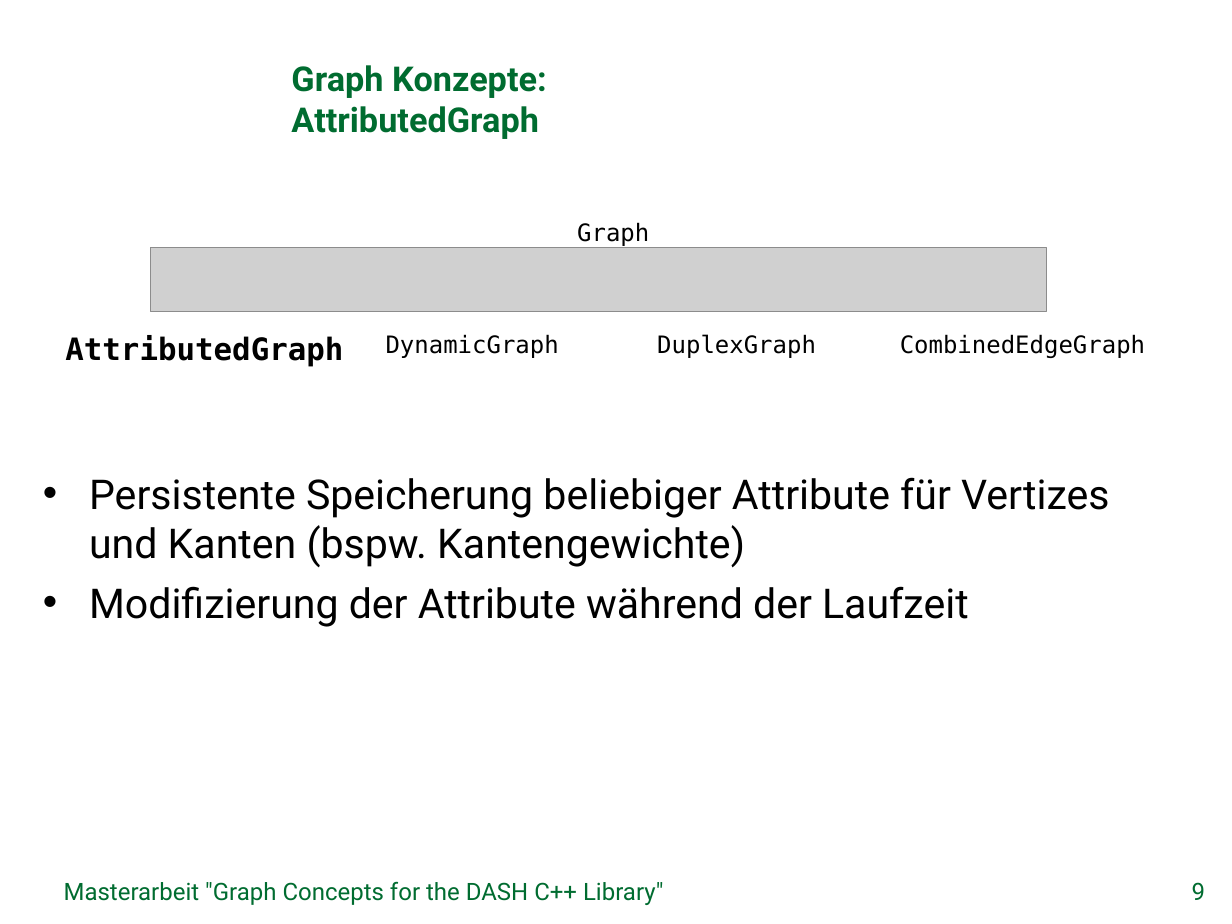
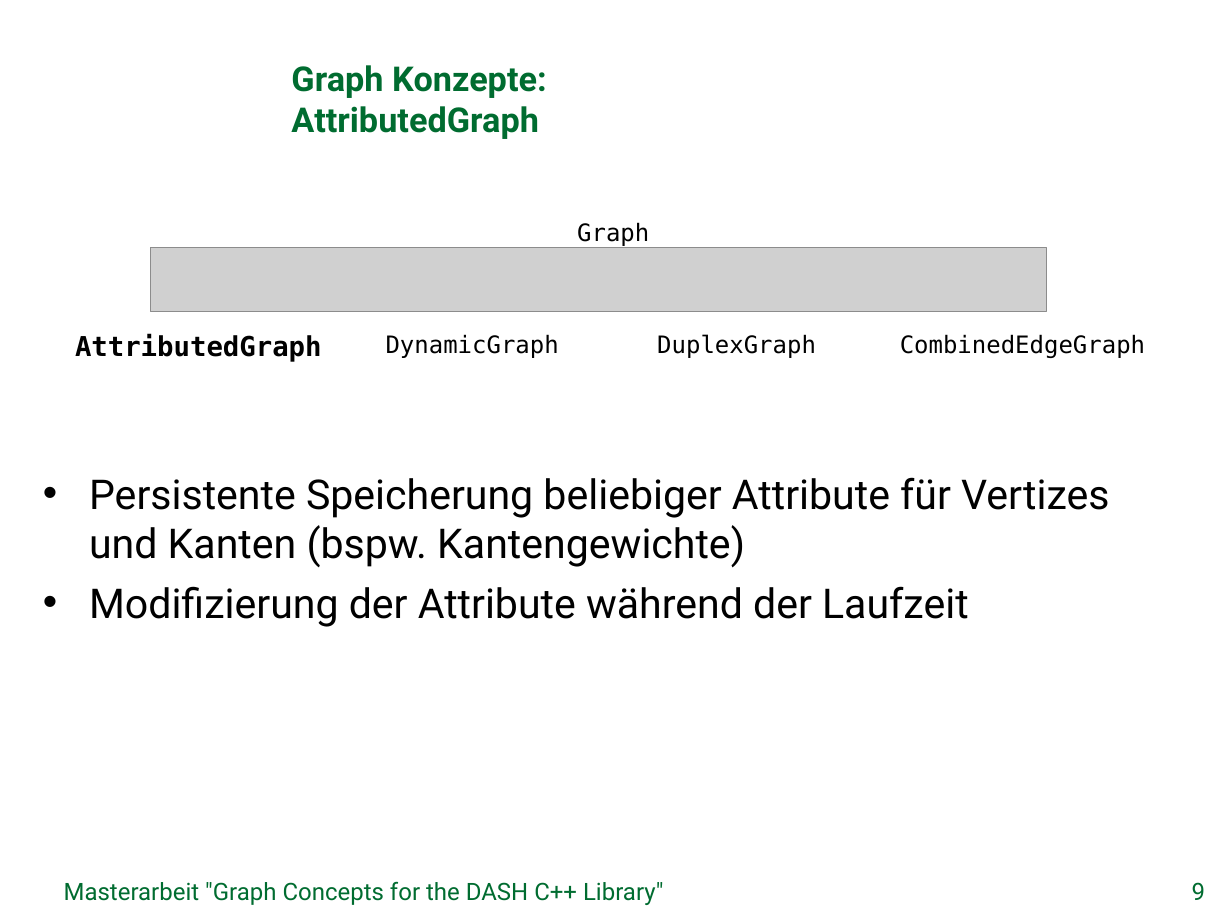
Before and after one commit to stiefn/dyn-data-structures-thesis, a slide deck: slide 9 of Folien/Abschlusssvortrag_Stefan_Effenberger.pptx. Drawn at 1232x924 pixels with LibreOffice and Linux fonts; fonts in the diff are those of the drawing; grey boxes stand for pictures; background and template pictures are left out. Boxes give left, top, right and bottom in pixels: in the first picture for what was removed or moved away, otherwise in the second. Text is boxed around its words. In the diff, an @@ line names an element or a change of style, - is before the commit and + after.

```diff
--- a/Folien/Abschlusssvortrag_Stefan_Effenberger.pptx
+++ b/Folien/Abschlusssvortrag_Stefan_Effenberger.pptx
@@ text "AttributedGraph": place and size @@
-text "AttributedGraph" at [65, 335, 343, 367]
+text "AttributedGraph" at [75, 335, 322, 362]
@@ text "AttributedGraph" at [75, 335, 322, 362]: size 18 to 16 pt @@
```
Also in this commit, not shown: 9 other slides changed, 1 slide removed.
